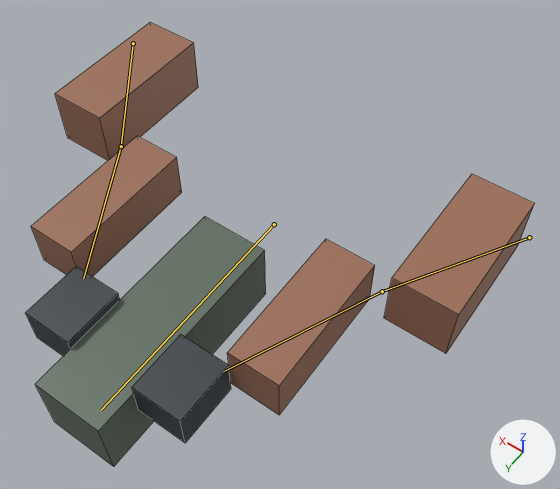
One commit to the FBX model stw-o3de/Project/Assets/IndustrialYard/STW_INDUSTRIAL_YARD_01/FirstPerson/profiles/STW_SMG_01/STW_SMG_01_ads.fbx: the scene before it, then after it.
Camera for both pictures: a 50 mm camera at (-0.596, 0.814, 1.673) aimed at (-0.088, 0.103, 0.557). Arrows for +X, +Y and +Z are at lower right; the lights stay in place. The first picture is the older version. The bones that change, and the others that lie on the model, are drawn over the model as lines. Mesh edges are drawn as thin lines.

In view in the first picture: 'STW_SMG_01_Body', 'STW_SMG_01_Fore_L', 'STW_SMG_01_Fore_R', 'STW_SMG_01_Hand_L', 'STW_SMG_01_Hand_R', 'STW_SMG_01_Upper_L', 'STW_SMG_01_Upper_R'.
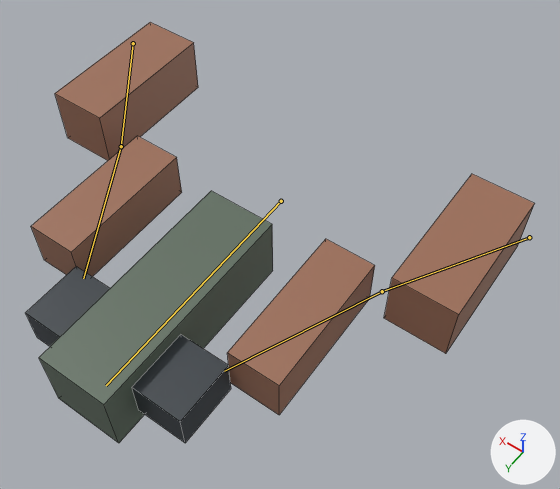
The newer file adds an action. The first version stands in its rest pose; the second is drawn at frame 18 of the action 'ads'.

Location of each change, [x1, y1, x2, y2] in pixels of the pictures (560 x 489 px):
'STW_SMG_01_Body', posed: before [35, 216, 266, 467]; after [39, 191, 273, 443]
bone 'weapon', root to tip: before (274, 224) to (101, 410); after (281, 201) to (106, 385)

The change in detail:
Bone 'weapon' (bone_weapon) moves from (0.0, 0.0, 0.0) to (0.0, -0.025, 0.05).
